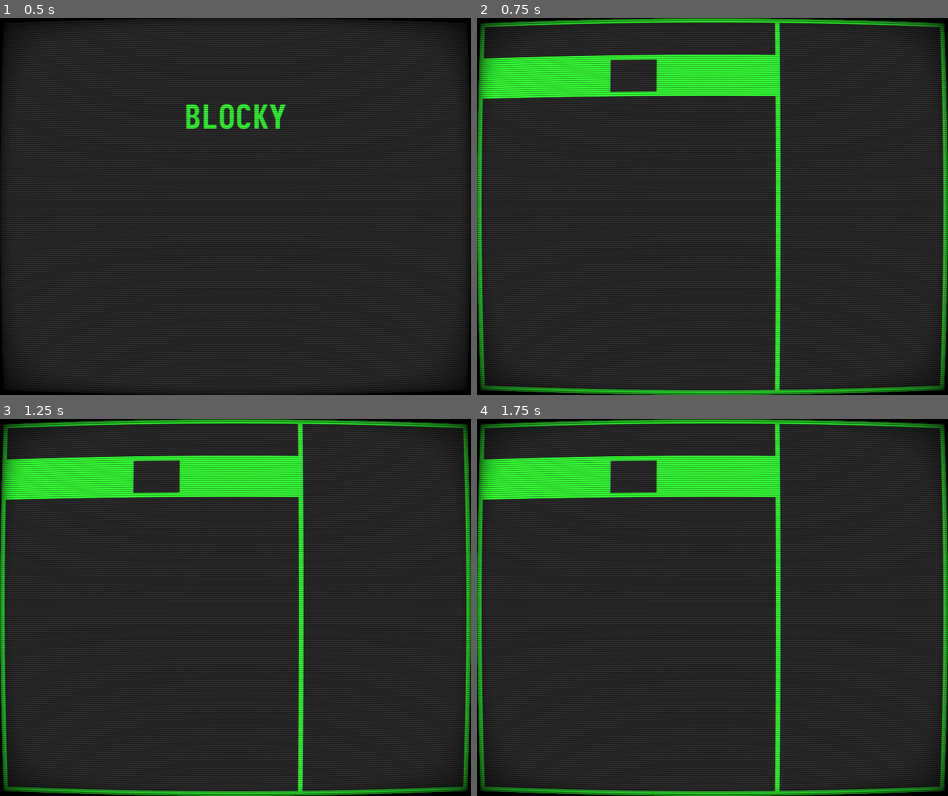
Above: before the commit, frames 1-4 (two rows, left to right).
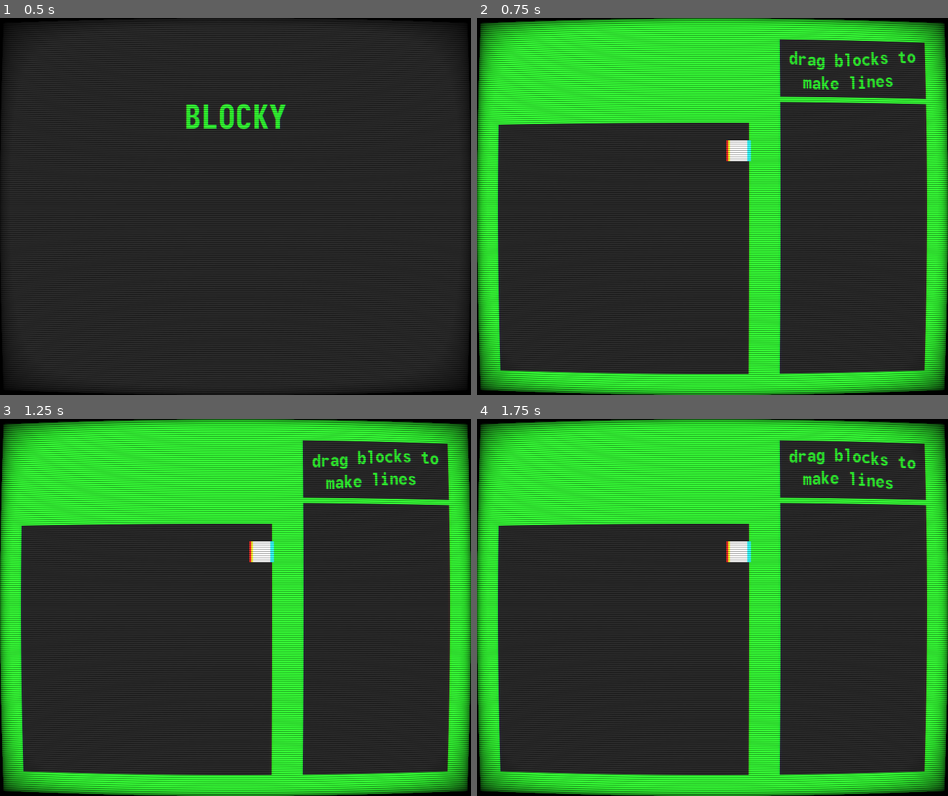
Above: after the commit, the same moments.

Repository: codemonsters/re-play
Game: Godot game, scene res://minigames/blocky/blocky.tscn
Same seed, same stepped clock (60 frames per second), same inputs: the game is played once before the commit and once after it.
Inputs (mouse positions are in pixels of both pictures, inside the frame that each line leads up to):
- Up to frame 1 (0.5 s): no input
- Up to frame 2 (0.75 s): move the mouse to (816, 187) at 0.52 s; click (816, 187) at 0.67 s
- Up to frame 3 (1.25 s): no input
- Up to frame 4 (1.75 s): move the mouse to (618, 626) at 1.27 s; click (618, 626) at 1.42 s

Frame 1 is identical in both runs. In frame 2, 27% of the frame differs, in the area x 0-100%, y 1-99%; in frame 3, 27%; in frame 4, 27%.

Commit message:
Trabaja la UI de Blocky!

Diff:
--- a/src/minigames/blocky/game.tscn
+++ b/src/minigames/blocky/game.tscn
@@ -1,4 +1,6 @@
-[gd_scene format=2]
+[gd_scene load_steps=2 format=2]
+
+[ext_resource path="res://minigames/blocky/assets/font_small.tres" type="DynamicFont" id=1]
 
 [node name="Game" type="Node2D"]
 
@@ -12,40 +14,105 @@
 
 [node name="PaletteRect" type="ColorRect" parent="BackgroundRect"]
 margin_left = 464.0
-margin_top = 7.0
-margin_right = 713.0
-margin_bottom = 569.0
+margin_top = 128.0
+margin_right = 688.0
+margin_bottom = 544.0
 color = Color( 0.156863, 0.156863, 0.156863, 1 )
 __meta__ = {
 "_edit_use_anchors_": false
 }
 
 [node name="StageRect" type="ColorRect" parent="BackgroundRect"]
-margin_left = 7.0
-margin_top = 119.0
-margin_right = 457.0
-margin_bottom = 569.0
+margin_left = 32.0
+margin_top = 160.0
+margin_right = 416.0
+margin_bottom = 544.0
 color = Color( 0.156863, 0.156863, 0.156863, 1 )
 __meta__ = {
 "_edit_use_anchors_": false
 }
 
 [node name="MessageRect" type="ColorRect" parent="BackgroundRect"]
-margin_left = 7.0
-margin_top = 7.0
-margin_right = 457.0
-margin_bottom = 56.0
+margin_left = 464.0
+margin_top = 32.0
+margin_right = 688.0
+margin_bottom = 120.0
 color = Color( 0.156863, 0.156863, 0.156863, 1 )
 __meta__ = {
 "_edit_use_anchors_": false
 }
 
-[node name="TimeRect" type="ColorRect" parent="BackgroundRect"]
-margin_left = 203.0
-margin_top = 63.0
-margin_right = 274.0
-margin_bottom = 112.0
+[node name="RichTextLabel" type="RichTextLabel" parent="BackgroundRect/MessageRect"]
+anchor_left = 0.5
+anchor_top = 0.5
+anchor_right = 0.5
+anchor_bottom = 0.5
+margin_left = -112.0
+margin_top = -35.0
+margin_right = 112.0
+margin_bottom = 35.0
+size_flags_horizontal = 0
+custom_fonts/bold_font = ExtResource( 1 )
+custom_fonts/normal_font = ExtResource( 1 )
+custom_colors/default_color = Color( 0.2, 1, 0.2, 1 )
+bbcode_enabled = true
+bbcode_text = "[center][wave amp=50 freq=3] drag blocks to make lines [/wave][/center]"
+text = " drag blocks to make lines "
+__meta__ = {
+"_edit_use_anchors_": false
+}
+
+[node name="HBoxContainer" type="HBoxContainer" parent="BackgroundRect"]
+margin_left = 32.0
+margin_top = 32.0
+margin_right = 416.0
+margin_bottom = 152.0
+__meta__ = {
+"_edit_use_anchors_": false
+}
+
+[node name="TimeLeftRect" type="ColorRect" parent="BackgroundRect/HBoxContainer"]
+margin_bottom = 350.0
 color = Color( 0.156863, 0.156863, 0.156863, 1 )
 __meta__ = {
 "_edit_use_anchors_": false
 }
+
+[node name="LinesLeftRect" type="ColorRect" parent="BackgroundRect/HBoxContainer"]
+margin_left = 4.0
+margin_right = 4.0
+margin_bottom = 350.0
+color = Color( 0.156863, 0.156863, 0.156863, 1 )
+__meta__ = {
+"_edit_use_anchors_": false
+}
+
+[node name="LinesLeftText" type="RichTextLabel" parent="BackgroundRect/HBoxContainer"]
+margin_left = 8.0
+margin_right = 508.0
+margin_bottom = 350.0
+custom_fonts/normal_font = ExtResource( 1 )
+text = "lines left"
+__meta__ = {
+"_edit_use_anchors_": false
+}
+
+[node name="TimeLeftText" type="RichTextLabel" parent="BackgroundRect/HBoxContainer"]
+margin_left = 12.0
+margin_right = 112.0
+margin_bottom = 200.0
+size_flags_vertical = 0
+custom_fonts/normal_font = ExtResource( 1 )
+text = "←Time left"
+__meta__ = {
+"_edit_use_anchors_": false
+}
+
+[node name="BlockExample" type="ColorRect" parent="BackgroundRect"]
+margin_left = 384.0
+margin_top = 187.0
+margin_right = 416.0
+margin_bottom = 219.0
+__meta__ = {
+"_edit_use_anchors_": false
+}
